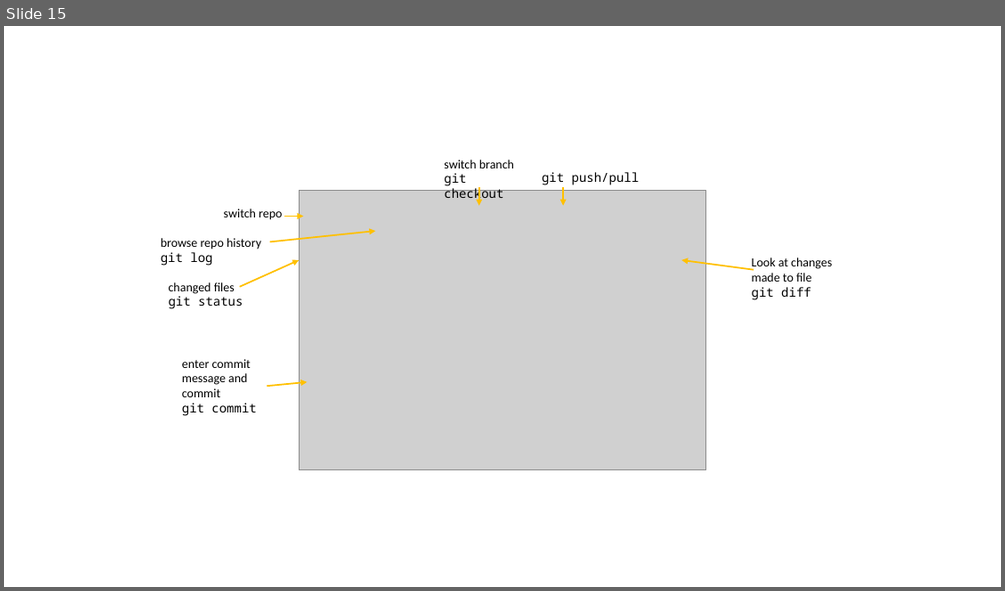
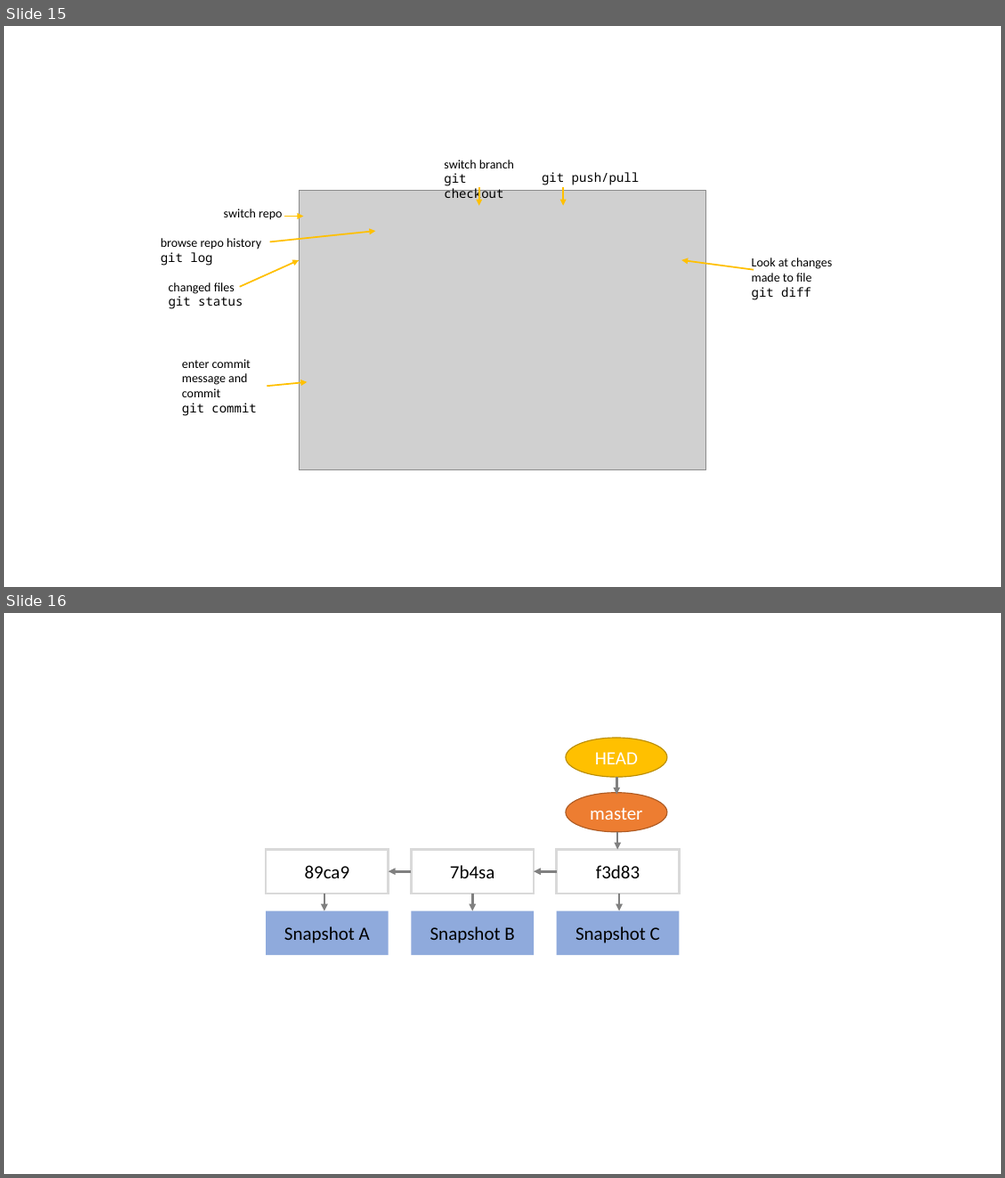
Before and after one commit to selinaZitrone/get-started-with-git, a slide deck: slides/img/images.pptx. Shown one above the other, each under a label of ours: slide 15 before the commit, slides 15 and 16 after it. The pictures are 1005x591 and 1005x1178 pixels, drawn with LibreOffice and Linux fonts; fonts in the diff are those of the drawing; grey boxes stand for pictures. Boxes give left, top, right and bottom in pixels: in the first picture for what was removed or moved away, otherwise in the second. Text is boxed around its words. In the diff, an @@ line names an element or a change of style, - is before the commit and + after.

```diff
--- a/slides/img/images.pptx
+++ b/slides/img/images.pptx
@@ slide 16 added at bbox=[4, 613, 1001, 1174], background #FFFFFF @@
@@ group added at bbox=[266, 738, 680, 955]: 7 arrows, 6 rectangles, 2 ellipses @@
+89ca9
+7b4sa
+f3d83
+Snapshot A
+Snapshot B
+Snapshot C
+master
+HEAD
```
Also in this commit, not shown: 7 other slides added, 36 other files.
